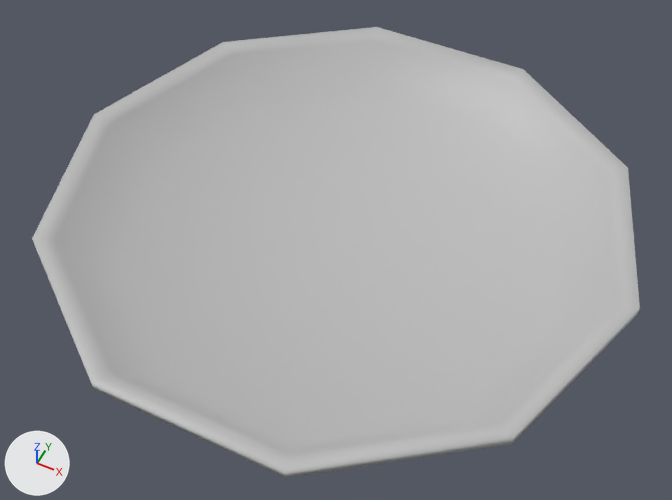
An edit to the FBX model woodsUnity/Assets/Models/dish.fbx, drawn before and after from the same camera.
Before and after are seen from a camera (50 mm lens) standing at (0.119, -0.235, 0.278) and looking at (0.006, -0.009, -0.004). Lighting does not change. The marker at lower left points along +X, +Y and +Z. Where no turn or scale is listed for an object, it has been applied to the vertices.

Objects in the first picture: 'dish'.
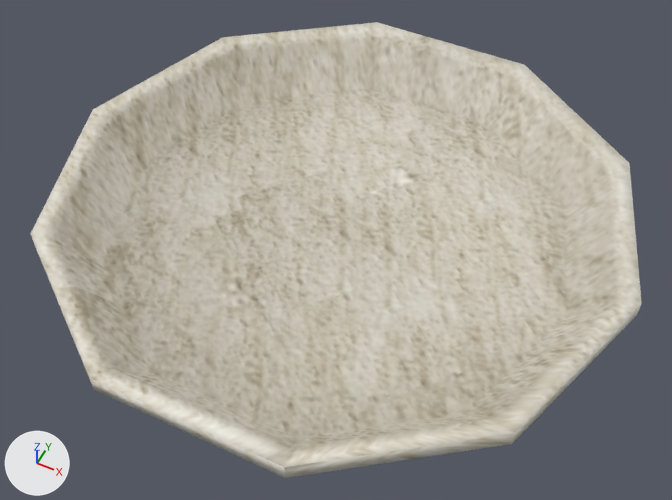
The newer file is also turned or shifted as a whole; pictures and numbers use the older file's frame.

Location of each change, (x1, y1, x2, y2) in pixels of the pictures (672 x 500 px; the box of a moved part takes in the faces that stretch with it):
'dish', recoloured, reshaped, surface changed
    before: (32, 27, 640, 478)
    after: (30, 22, 642, 478)
part 1 of me_mesh, moved or reshaped
    before: (32, 27, 640, 478)
    after: (30, 22, 642, 478)

What changed in the scene script:
```text
Add img_misctexture_tga:
    img_misctexture_tga = load_image('misctexture.tga', '../../../woodsAssets/sourceimages/misctexture.tga', 1024, 1024, 'sRGB')
Add mat_misctexture:
    mat_misctexture = principled_material('misctexture')
    mat_misctexture.texture = img_misctexture_tga
Change me_mesh:
    used by ob_dish; location = (0.0037, 0.0, 0.0021)
    remove me_mesh.from_pydata(...)  # 62 vertices, 70 faces; spans x -0.12..0.12, y -0.114..0.114, z -0.013..0.013
    remove me_mesh.materials.append(mat_lambert1)  # grey #bcbcbc
    add me_mesh.from_pydata(...)  # 62 vertices, 70 faces; spans x -0.12..0.12, y -0.114..0.114, z -0.013..0.015
    me_mesh part 1: 31 of the vertices in x -0.12..0.12, y -0.114..0.114, z -0.009..0.013 are moved by (0.0, 0.0, 0.003)
    me_mesh part 2: texture (UV) coordinates changed
    add me_mesh.materials.append(mat_misctexture)  # picture img_misctexture_tga
```
